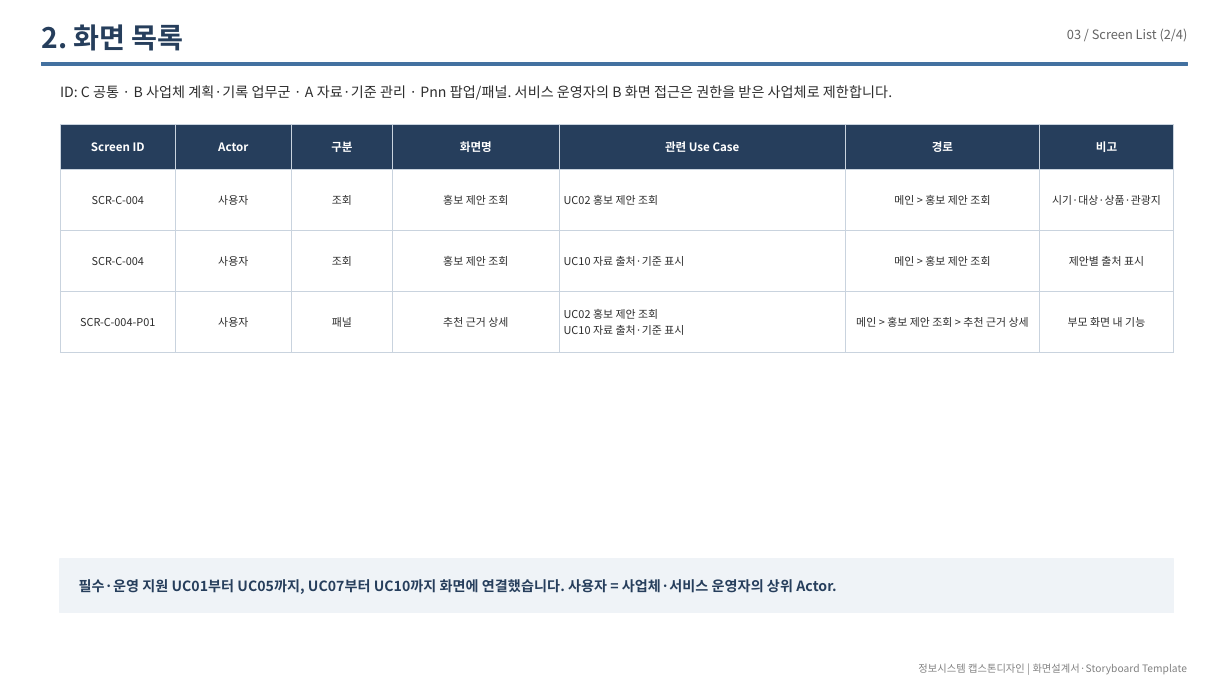
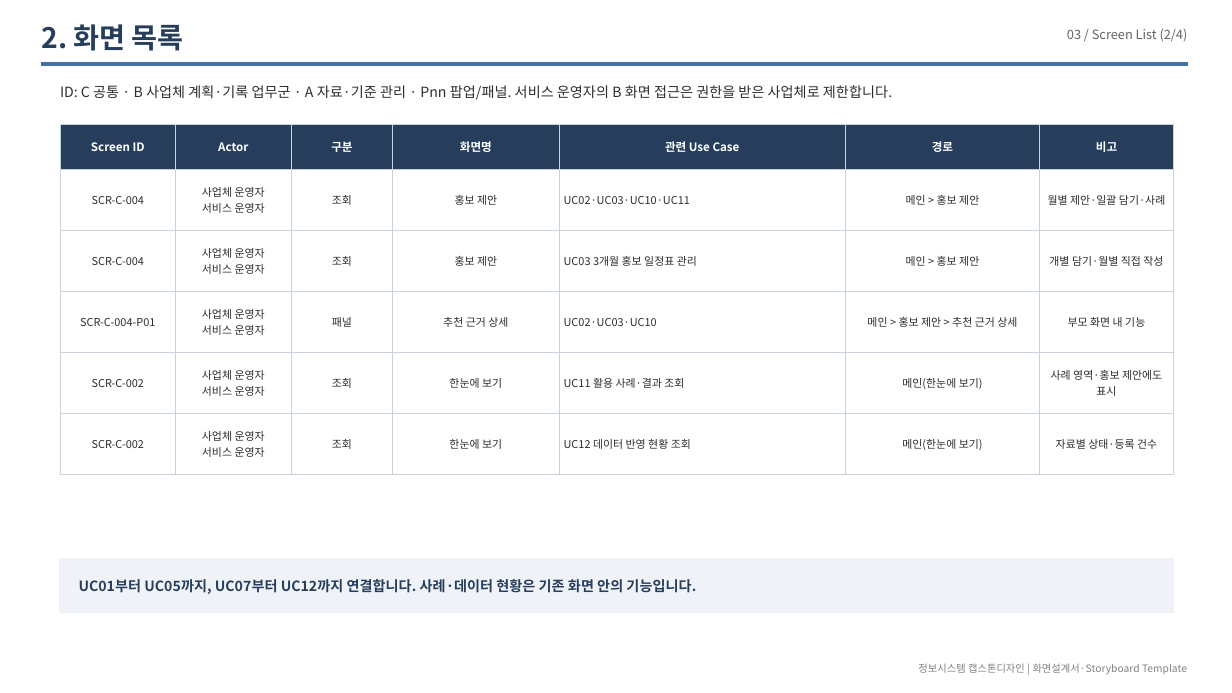
Before and after one commit to LSB-afk/-Information-Systems-Capstone-Design, a slide deck: slide 7 of 00_제출/Red 화면설계서_20260927.pptx. Drawn at 1232x693 pixels with LibreOffice and Linux fonts; fonts in the diff are those of the drawing. Boxes give left, top, right and bottom in pixels: in the first picture for what was removed or moved away, otherwise in the second. Text is boxed around its words. In the diff, an @@ line names an element or a change of style, - is before the commit and + after.

Commit message:
Keep screen specifications aligned with the revised Make flow
Constraint: Preserve the supplied template and use only the two confirmed actors.
Confidence: high
Scope-risk: narrow
Tested: 32 PDF pages; 141 descriptions and markers; 27 capture hashes; unchanged theme, master and layout parts; PPT package, geometry, font and import checks.
Not-tested: Final PowerPoint native rendering; final alignment of the original PROJECT and Use Case Diagram.

```diff
--- a/00_제출/Red 화면설계서_20260927.pptx
+++ b/00_제출/Red 화면설계서_20260927.pptx
@@ table at [60, 125, 1174, 461] @@
-row 2: SCR-C-004 | 사용자 | 조회 | 홍보 제안 조회 | UC02 홍보 제안 조회 | 메인 > 홍보 제안 조회 | 시기·대상·상품·관광지
-row 3: SCR-C-004 | 사용자 | 조회 | 홍보 제안 조회 | UC10 자료 출처·기준 표시 | 메인 > 홍보 제안 조회 | 제안별 출처 표시
-row 4: SCR-C-004-P01 | 사용자 | 패널 | 추천 근거 상세 | UC02 홍보 제안 조회 / UC10 자료 출처·기준 표시 | 메인 > 홍보 제안 조회 > 추천 근거 상세 | 부모 화면 내 기능
+row 2: SCR-C-004 | 사업체 운영자 / 서비스 운영자 | 조회 | 홍보 제안 | UC02·UC03·UC10·UC11 | 메인 > 홍보 제안 | 월별 제안·일괄 담기·사례
+row 3: SCR-C-004 | 사업체 운영자 / 서비스 운영자 | 조회 | 홍보 제안 | UC03 3개월 홍보 일정표 관리 | 메인 > 홍보 제안 | 개별 담기·월별 직접 작성
+row 4: SCR-C-004-P01 | 사업체 운영자 / 서비스 운영자 | 패널 | 추천 근거 상세 | UC02·UC03·UC10 | 메인 > 홍보 제안 > 추천 근거 상세 | 부모 화면 내 기능
+row 5: SCR-C-002 | 사업체 운영자 / 서비스 운영자 | 조회 | 한눈에 보기 | UC11 활용 사례·결과 조회 | 메인(한눈에 보기) | 사례 영역·홍보 제안에도 표시
+row 6: SCR-C-002 | 사업체 운영자 / 서비스 운영자 | 조회 | 한눈에 보기 | UC12 데이터 반영 현황 조회 | 메인(한눈에 보기) | 자료별 상태·등록 건수
@@ text at [79, 579, 696, 594]: text changed @@
-필수·운영 지원 UC01부터 UC05까지, UC07부터 UC10까지 화면에 연결했습니다. 사용자 = 사업체·서비스 운영자의 상위 Actor.
+UC01부터 UC05까지, UC07부터 UC12까지 연결합니다. 사례·데이터 현황은 기존 화면 안의 기능입니다.
```
Also in this commit, not shown: 28 other slides changed, 2 slides added, 7 other files.
